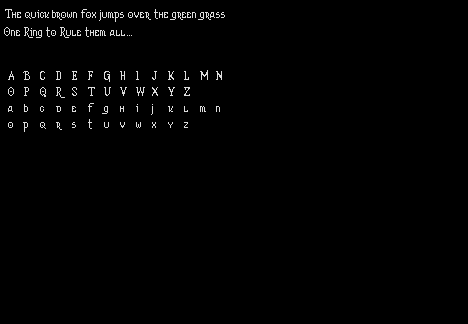
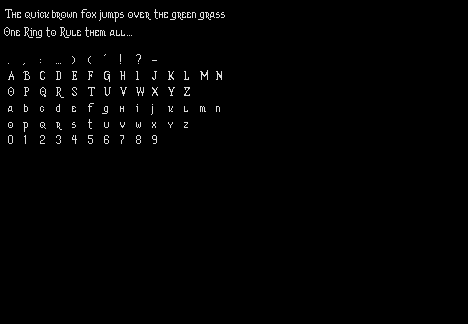
Layered file, before and after one edit (468px x 324px). Changes by layer:
painted on "Layer 3" over (8, 54, 157, 144)
